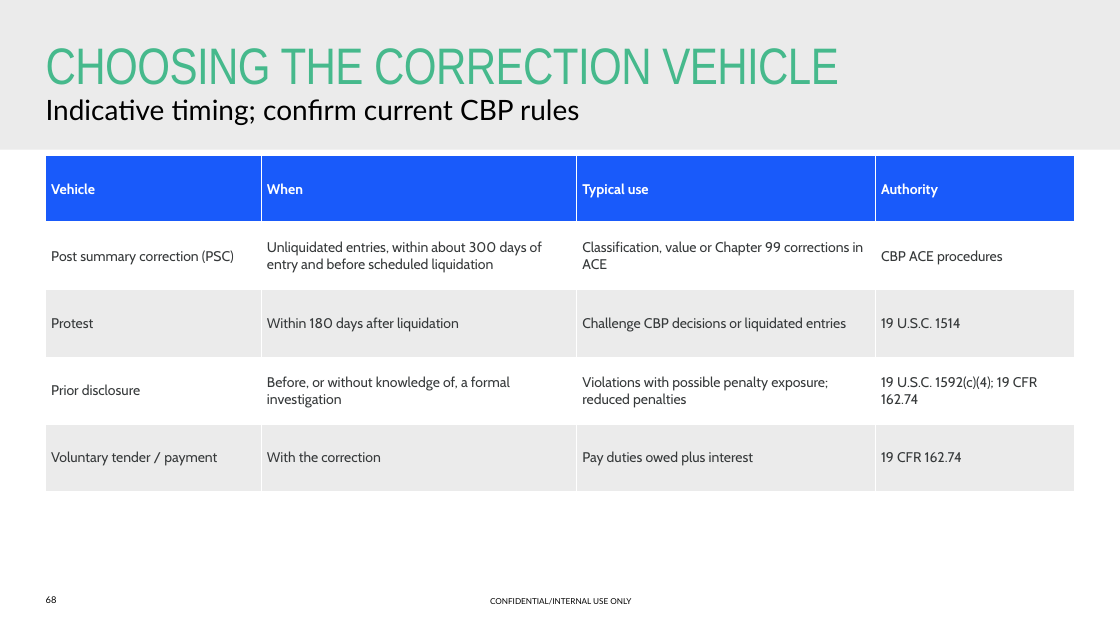
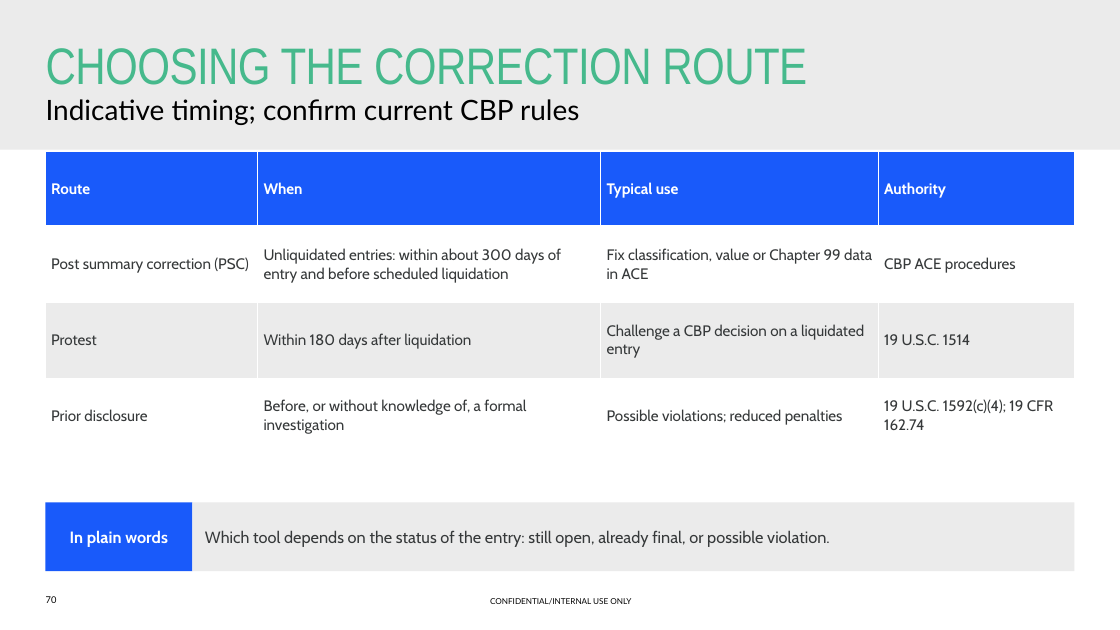
Before and after one commit to lars1909lg-bot/TradeKPI, a slide deck: slide 70 of training/Straumann_US_HTS_Classification_Training.pptx (slide 68 before the commit). Drawn at 1120x630 pixels with LibreOffice and Linux fonts; fonts in the diff are those of the drawing; background and template pictures are left out. Boxes give left, top, right and bottom in pixels: in the first picture for what was removed or moved away, otherwise in the second. Text is boxed around its words. In the diff, an @@ line names an element or a change of style, - is before the commit and + after.

```diff
--- a/training/Straumann_US_HTS_Classification_Training.pptx
+++ b/training/Straumann_US_HTS_Classification_Training.pptx
@@ title at bbox=[46, 48, 807, 85]: text changed @@
-CHOOSING THE CORRECTION VEHICLE
+CHOOSING THE CORRECTION ROUTE
@@ table at bbox=[45, 151, 1075, 454] @@
-row 1: Vehicle | When | Typical use | Authority
-row 2: Post summary correction (PSC) | Unliquidated entries, within about 300 days of entry and before scheduled liquidation | Classification, value or Chapter 99 corrections in ACE | CBP ACE procedures
-row 3: Protest | Within 180 days after liquidation | Challenge CBP decisions or liquidated entries | 19 U.S.C. 1514
-row 4: Prior disclosure | Before, or without knowledge of, a formal investigation | Violations with possible penalty exposure; reduced penalties | 19 U.S.C. 1592(c)(4); 19 CFR 162.74
-row 5: Voluntary tender / payment | With the correction | Pay duties owed plus interest | 19 CFR 162.74
+row 1: Route | When | Typical use | Authority
+row 2: Post summary correction (PSC) | Unliquidated entries: within about 300 days of entry and before scheduled liquidation | Fix classification, value or Chapter 99 data in ACE | CBP ACE procedures
+row 3: Protest | Within 180 days after liquidation | Challenge a CBP decision on a liquidated entry | 19 U.S.C. 1514
+row 4: Prior disclosure | Before, or without knowledge of, a formal investigation | Possible violations; reduced penalties | 19 U.S.C. 1592(c)(4); 19 CFR 162.74
@@ table: place and size @@
-table at bbox=[45, 155, 1075, 492]
+table at bbox=[45, 151, 1075, 454]
@@ rectangle added at bbox=[45, 502, 192, 571], fill #195AFA, 14 pt, text #FFFFFF, bold @@
+In plain words
@@ rectangle added at bbox=[192, 502, 1075, 571], fill #EBEBEB, 14 pt, text #36393A @@
+Which tool depends on the status of the entry: still open, already final, or possible violation.
@@ page number at bbox=[46, 596, 57, 603]: text changed @@
-68
+70
```
Also in this commit, not shown: 77 other slides changed, 4 slides added, 2 slides removed, 1 other file.
